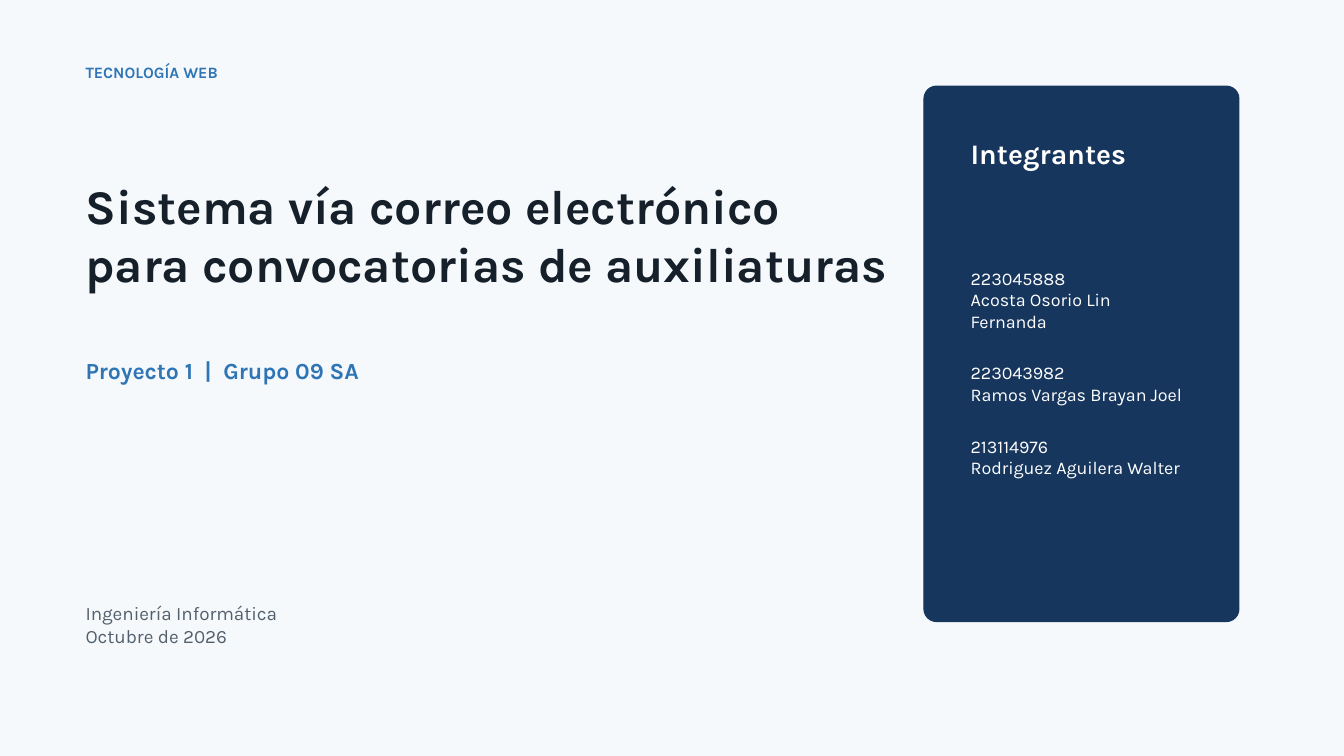
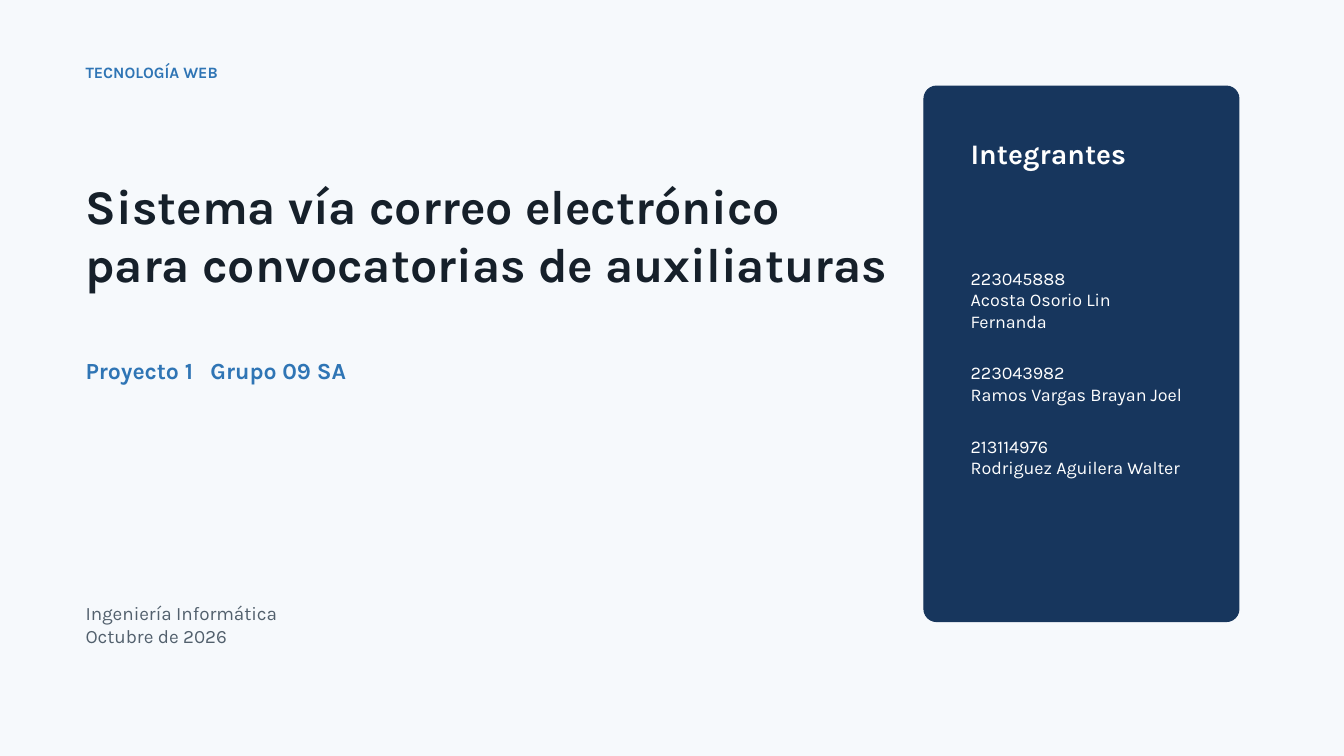
Before and after one commit to BrayanJoelRamosVargas1/inf513-proyecto1, a slide deck: slide 1 of entrega/Presentacion_INF513_P1_Grupo09SA.pptx. Drawn at 1344x756 pixels with LibreOffice and Linux fonts; fonts in the diff are those of the drawing. Boxes give left, top, right and bottom in pixels: in the first picture for what was removed or moved away, otherwise in the second. Text is boxed around its words. In the diff, an @@ line names an element or a change of style, - is before the commit and + after.

```diff
--- a/entrega/Presentacion_INF513_P1_Grupo09SA.pptx
+++ b/entrega/Presentacion_INF513_P1_Grupo09SA.pptx
@@ text at [86, 363, 346, 385]: text changed @@
-Proyecto 1 | Grupo 09 SA
+Proyecto 1 Grupo 09 SA
```
Also in this commit, not shown: 9 other slides changed, 10 other files.
